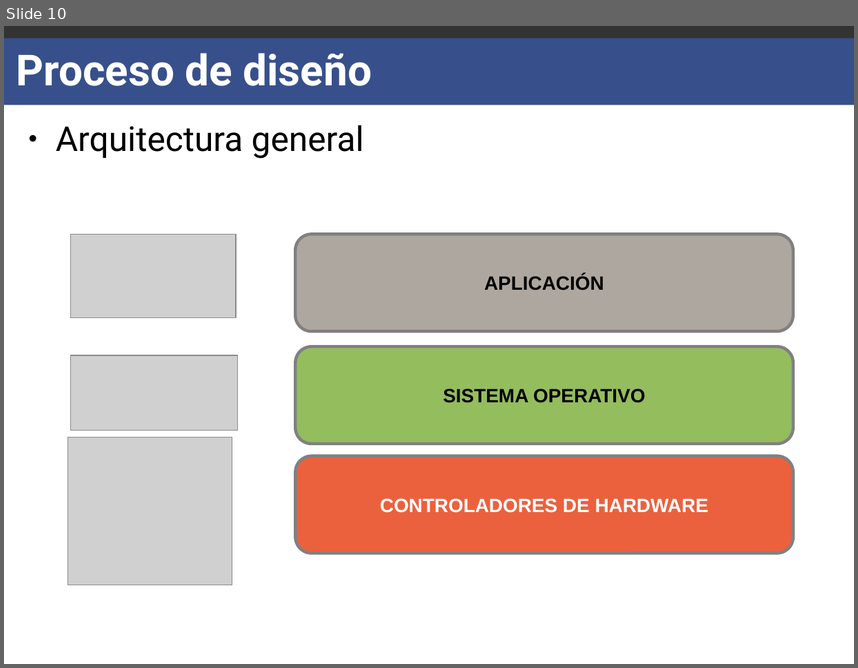
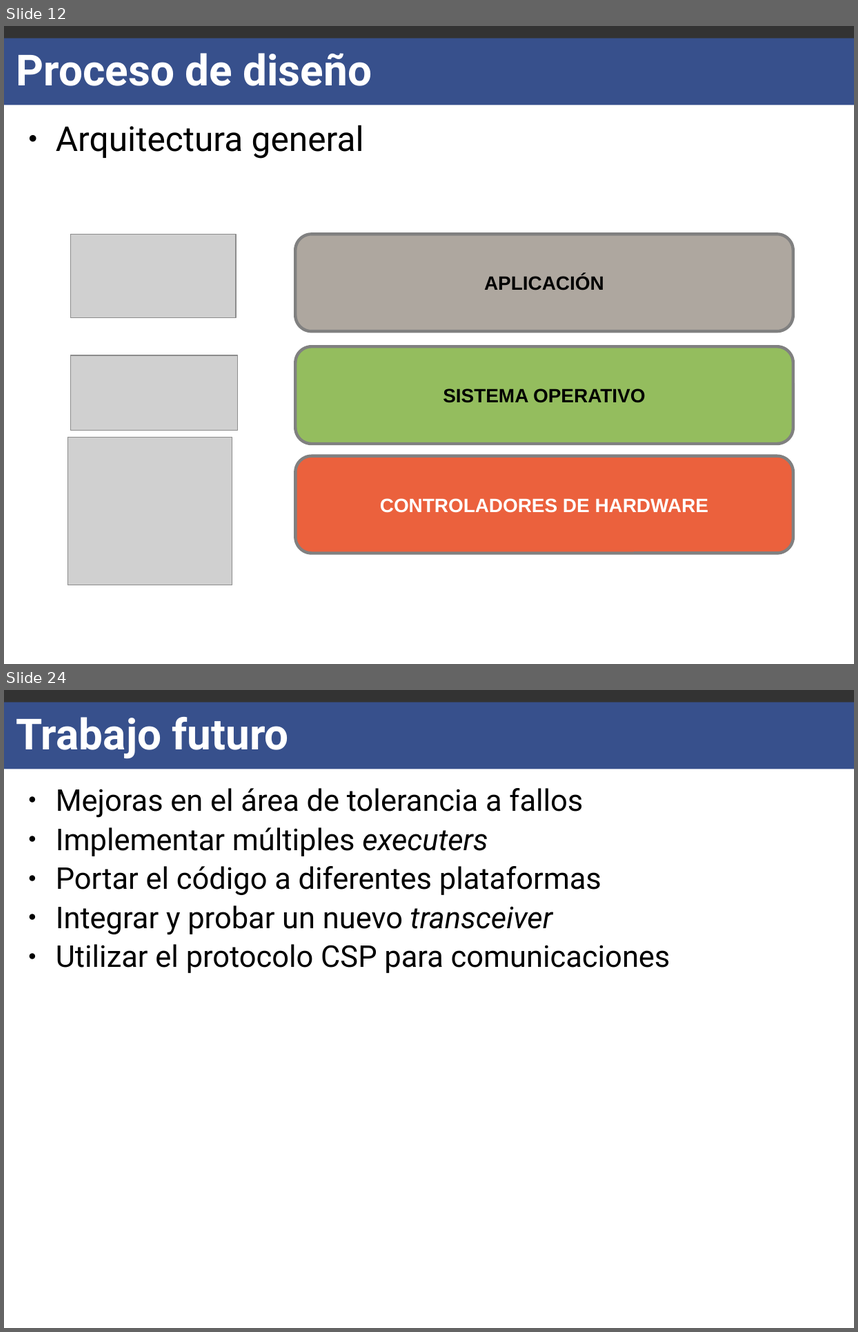
Before and after one commit to carlgonz/Trabajo-de-titulo, a slide deck: Presentacion/Moria-Presentacion.odp. Shown one above the other, each under a label of ours: slide 10 before the commit, slides 12 and 24 after it; the slides between them are not shown. The pictures are 858x668 and 858x1332 pixels, drawn with LibreOffice and Linux fonts; fonts in the diff are those of the drawing; grey boxes stand for pictures. Boxes give left, top, right and bottom in pixels: in the first picture for what was removed or moved away, otherwise in the second. Text is boxed around its words. In the diff, an @@ line names an element or a change of style, - is before the commit and + after.

```diff
--- a/Presentacion/Moria-Presentacion.odp
+++ b/Presentacion/Moria-Presentacion.odp
@@ slide 24 added at (4,690,854,1328), background #FFFFFF; not listed: 2 template elements that a slide beside it also shows @@
@@ title added at (16,717,289,759), 40 pt, text #FFFFFF, bold @@
+Trabajo futuro
@@ text added at (56,788,671,973), 28 pt, text #000000 @@
+● Mejoras en el área de tolerancia a fallos
+● Implementar múltiples executers
+● Portar el código a diferentes plataformas
+● Integrar y probar un nuevo transceiver
+● Utilizar el protocolo CSP para comunicaciones
@@ what was slide 10 is now slide 12 @@
```
Also in this commit, not shown: 6 slides changed, 12 other slides added, 1 slide removed, 2 other files.
